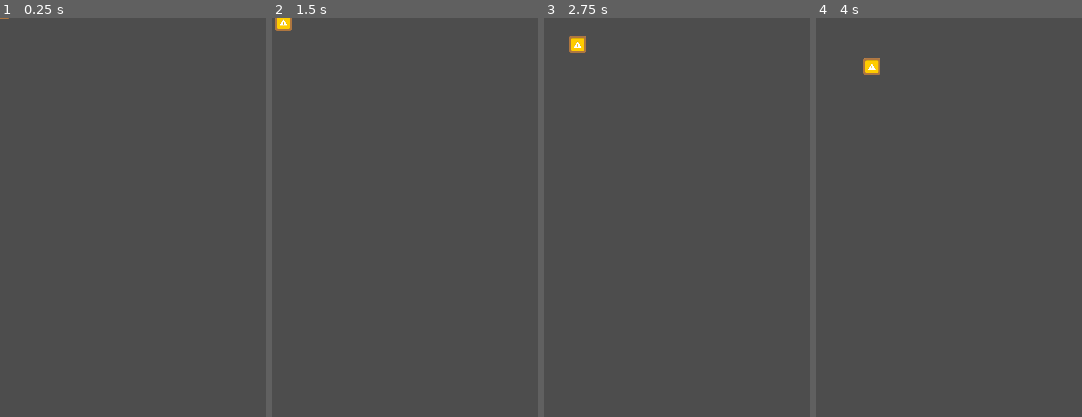
Above: before the commit, frames 1-4 (left to right).
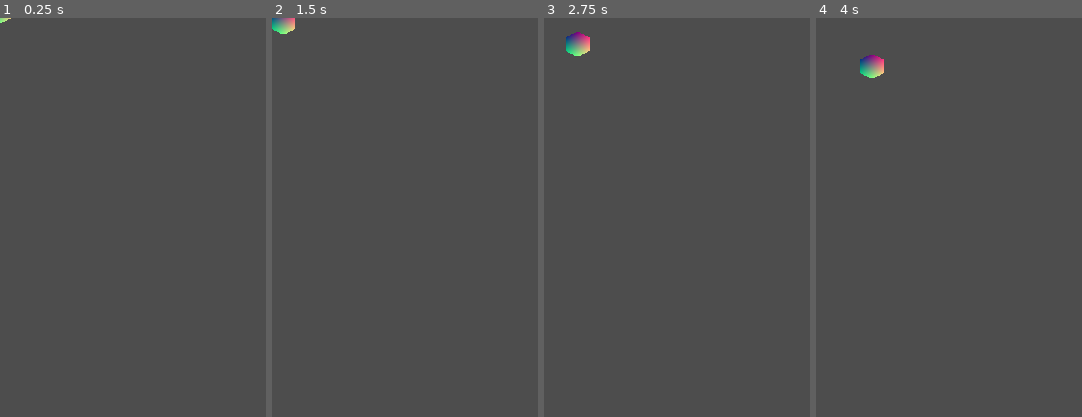
Above: after the commit, the same moments.

Repository: JanBat/GodotSandboxFun
Game: Godot game, scene res://snake.tscn
Two runs of this game, one before a commit and one after it. Both use one fixed random seed, a clock stepped at 60 frames per second and the inputs below. The project has no main scene, so this scene is started directly.
Inputs:
- Up to frame 1 (0.25 s): no input
- Up to frame 2 (1.5 s): tap Enter at 0.5 s; hold Right (steer_right) 0.53-1.28 s; tap Up (steer_ahead) at 0.6, 1.35 s; tap Space at 1.25 s; hold Down (steer_back) from 1.28 s (still down)
- Up to frame 3 (2.75 s): tap Enter at 2 s; release Down (steer_back) at 2.03 s; hold Right (steer_right) from 2.03 s (still down); tap Up (steer_ahead) at 2.1 s
- Up to frame 4 (4 s): tap Space at 2.75 s; tap Up (steer_ahead) at 2.85, 3.6 s; tap Enter at 3.5 s; release Right (steer_right) at 3.53 s; hold Left (steer_left) from 3.53 s (still down)
The pictures show only the part of the screen within x 0-50%, y 0-50%; the shares and areas given below are measured in that part.

The runs differ from the first frame. In frame 1, less than 0.1% of the frame differs, in the area x 0-5%, y 0-2%; in frame 2, 0.3%; in frame 3, 0.4%, in the area x 8-18%, y 3-10%; in frame 4, 0.4%.

Commit message:
shader changes

Diff:
--- /dev/null
+++ b/snake.gdshader
@@ -0,0 +1,8 @@
+shader_type canvas_item;
+
+void fragment() {
+	if (COLOR.a != 0.0){
+		COLOR = vec4(UV, 0.5, 1.0);
+	}
+
+}
--- a/snake.tscn
+++ b/snake.tscn
@@ -1,8 +1,12 @@
-[gd_scene load_steps=6 format=3 uid="uid://dsjhm1josomyh"]
+[gd_scene load_steps=8 format=3 uid="uid://dsjhm1josomyh"]
 
 [ext_resource type="Script" path="res://snake.gd" id="1_arvse"]
-[ext_resource type="Texture2D" uid="uid://bfkveflcexy2e" path="res://art/boxExplosive.png" id="1_f1mm8"]
+[ext_resource type="Texture2D" uid="uid://g4s1jtjn26yr" path="res://art/Tile/purple.png" id="2_smign"]
+[ext_resource type="Shader" path="res://snake.gdshader" id="2_yibrc"]
 [ext_resource type="Texture2D" uid="uid://ctwytdb3diji4" path="res://art/Tile/brown_block.png" id="3_save1"]
+
+[sub_resource type="ShaderMaterial" id="ShaderMaterial_utu2p"]
+shader = ExtResource("2_yibrc")
 
 [sub_resource type="RectangleShape2D" id="RectangleShape2D_n0w76"]
 size = Vector2(17, 9)
@@ -24,9 +28,9 @@
 autostart = true
 
 [node name="HeadSprite" type="Sprite2D" parent="."]
+material = SubResource("ShaderMaterial_utu2p")
 position = Vector2(0.5, -9.5)
-scale = Vector2(0.328571, 0.328571)
-texture = ExtResource("1_f1mm8")
+texture = ExtResource("2_smign")
 
 [node name="CollisionShape2D" type="CollisionShape2D" parent="."]
 position = Vector2(-0.5, -3.5)
--- a/snake_body_segment.tscn
+++ b/snake_body_segment.tscn
@@ -1,11 +1,15 @@
-[gd_scene load_steps=5 format=3 uid="uid://ltotq6qdpdiv"]
+[gd_scene load_steps=7 format=3 uid="uid://ltotq6qdpdiv"]
 
 [ext_resource type="Script" path="res://SnakeBodySegment.gd" id="1_4644r"]
-[ext_resource type="Texture2D" uid="uid://pkpvwvknjjn5" path="res://art/boxCoinAlt.png" id="2_lrsa7"]
+[ext_resource type="Texture2D" uid="uid://g4s1jtjn26yr" path="res://art/Tile/purple.png" id="2_a67gh"]
+[ext_resource type="Shader" path="res://snake.gdshader" id="2_dumu0"]
 [ext_resource type="Texture2D" uid="uid://ctwytdb3diji4" path="res://art/Tile/brown_block.png" id="3_hjcr8"]
 
 [sub_resource type="RectangleShape2D" id="RectangleShape2D_15mlp"]
 size = Vector2(10.5, 11)
+
+[sub_resource type="ShaderMaterial" id="ShaderMaterial_fcja8"]
+shader = ExtResource("2_dumu0")
 
 [node name="SnakeBodySegment" type="Area2D" groups=["hazard"]]
 z_index = 1
@@ -16,9 +20,10 @@
 shape = SubResource("RectangleShape2D_15mlp")
 
 [node name="Sprite2D" type="Sprite2D" parent="."]
+material = SubResource("ShaderMaterial_fcja8")
 position = Vector2(0.5, -4)
-scale = Vector2(0.185714, 0.2)
-texture = ExtResource("2_lrsa7")
+scale = Vector2(1, 1.075)
+texture = ExtResource("2_a67gh")
 
 [node name="ReferenceBlock" type="Sprite2D" parent="."]
 visible = false
